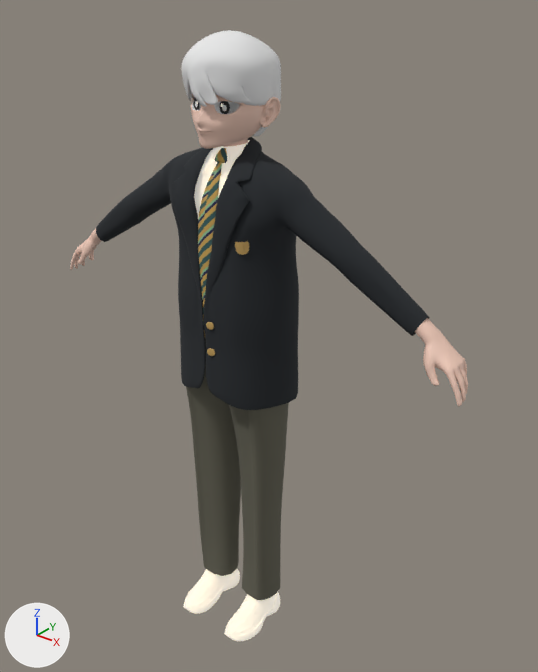
The FBX model Assets/Resources/kitakou/student.fbx, before and after one commit.
Both versions are drawn from a 50 mm camera at (1.266, -1.404, 1.893) aimed at (0.058, 0.106, 0.956). Every picture has the same lights, and +X, +Y and +Z are marked at lower left.

The older version as bpy lines, for what is in view:
```python
me_circle_007 = bpy.data.meshes.new('Circle.007')
me_circle_007.from_pydata(...)  # 660 vertices, 632 faces; spans x -0.171..0.171, y -0.089..0.147, z 0.08..1.021
me_circle_007.materials.append(mat_material)  # dark yellow #626052
me_hair_001 = bpy.data.meshes.new('hair.001')
me_hair_001.from_pydata(...)  # 3334 vertices, 3332 faces; spans x -0.115..0.115, y -0.097..0.158, z 1.527..1.773
me_hair_001.materials.append(mat_hair_002)  # white #e7e7e7
me_平面_005 = bpy.data.meshes.new('平面.005')
me_平面_005.from_pydata(...)  # 2974 vertices, 2882 faces; spans x -0.575..0.575, y -0.107..0.155, z 0.818..1.523
me_平面_005.materials.append(mat_material_001)  # black #24282c
ob_brether = bpy.data.objects.new('brether', me_平面_005)
ob_brether.location = (0.0, 0.0, 0.0)
ob_hair = bpy.data.objects.new('hair', me_hair_001)
ob_hair.location = (0.0, 0.0, 0.0)
ob_pants = bpy.data.objects.new('pants', me_circle_007)
ob_pants.location = (0.0, 0.0, 0.0)
# also in view: 'necktie' at (0.0, -0.046, 1.25); 'shirts' at (0.0, 0.006, 1.246); 'body' at (0.0, 0.011, 0.886); 'shoes' at (0.0, -0.021, 0.032)
```
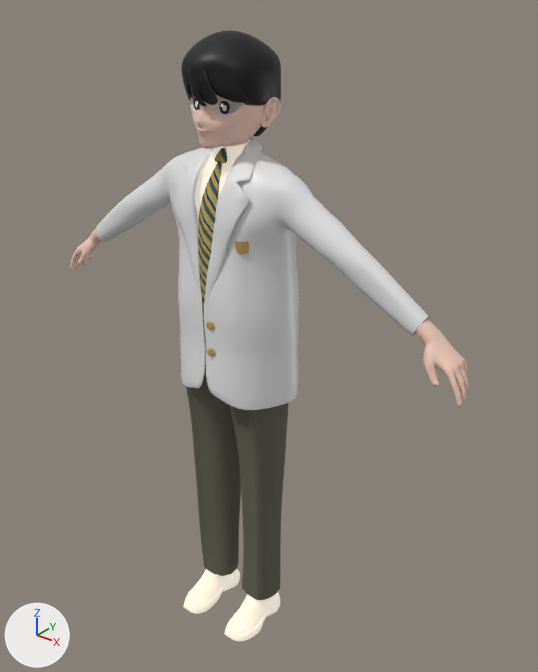
Boxes (x1, y1, x2, y2) around the edits, measured in the pictures (538 x 672 px):
'brether', recoloured (black to white): (96, 137, 430, 410) in both
'hair', recoloured (white to black): (181, 30, 281, 136) in both

The change, as a diff of the scene's bpy script:
```diff
--- a/Assets/Resources/kitakou/student.fbx.py
+++ b/Assets/Resources/kitakou/student.fbx.py
@@ mat_black @@
+mat_black = principled_material('black')
+mat_black.base_color = (0.0, 0.0, 0.0)  # black #000000
@@ me_平面_005 @@
 me_平面_005.from_pydata(...)  # 2974 vertices, 2882 faces; spans x -0.575..0.575, y -0.107..0.155, z 0.818..1.523
-me_平面_005.materials.append(mat_material_001)  # black #24282c
+me_平面_005.materials.append(mat_material_002)  # white #e7e7e7
@@ me_hair_001 @@
 me_hair_001.from_pydata(...)  # 3334 vertices, 3332 faces; spans x -0.115..0.115, y -0.097..0.158, z 1.527..1.773
-me_hair_001.materials.append(mat_hair_002)  # white #e7e7e7
+me_hair_001.materials.append(mat_black)  # black #000000
```
